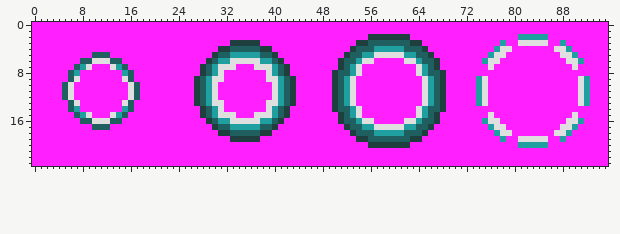
Edited in one commit: sprite sheet (res/sprites/global/tiles_AURA_H.png). Above is the file before it was changed.
The file is 96x24 pixels.
New version:
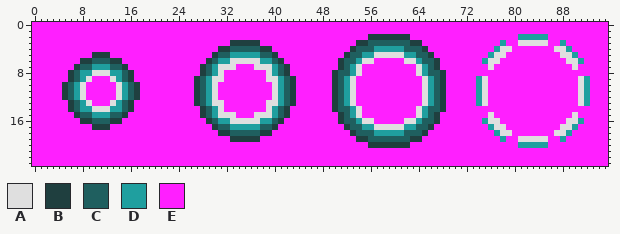
Palette (. is transparent): A #dfdfdf  B #1f3f3f  C #1f5f5f  D #1f9f9f  E #ff1fff
Diff:
y 5: x 10..12 CCC -> BBB
y 6: x 8..14 CCAAACC -> BBCCCBB
y 7: x 7..15 CDAEEEADC -> BCCDDDCCB
y 8: x 6..16 CDEEEEEEEDC -> BCDDAAADDCB
y 9: x 6..9 CAEE -> BCDA; x 13..16 EEAC -> ADCB
y 10..12: x 5..8 CAEE -> BCDA; x 14..17 EEAC -> ADCB
y 13: x 6..9 CAEE -> BCDA; x 13..16 EEAC -> ADCB
y 14: x 6..16 CDEEEEEEEDC -> BCDDAAADDCB
y 15: x 7..15 CDAEEEADC -> BCCDDDCCB
y 16: x 8..14 CCAAACC -> BBCCCBB
y 17: x 10..12 CCC -> BBB
Boxes around the changes in both pictures, in picture pixels (x1, y1, x2, y2):
changed: (62, 52, 140, 130)
